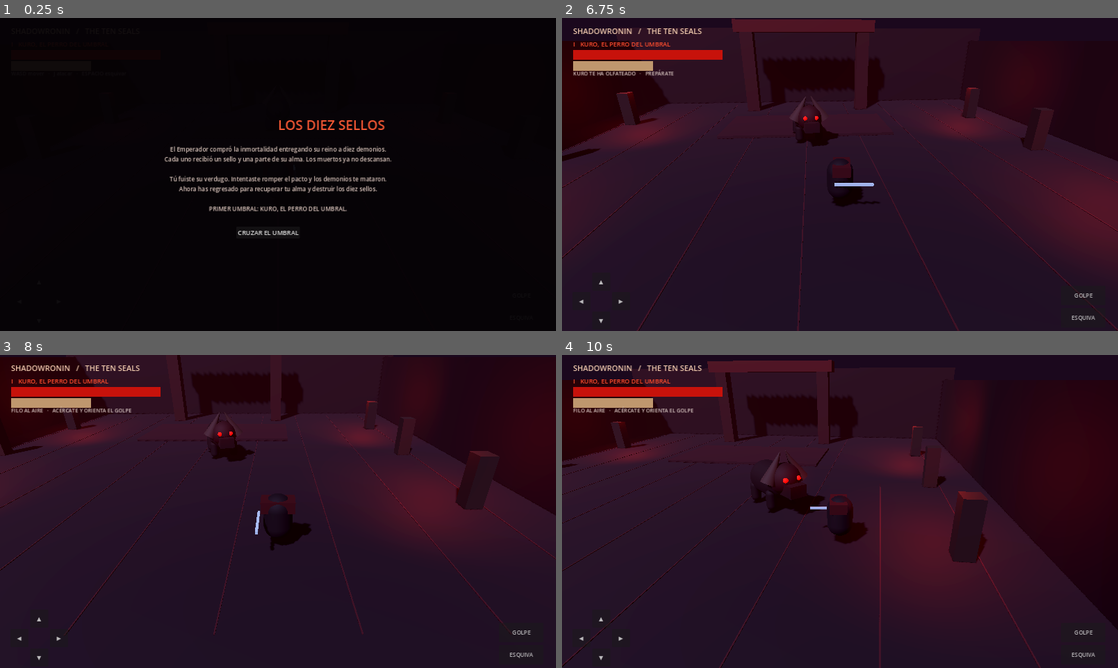
Above: before the commit, frames 1-4 (two rows, left to right).
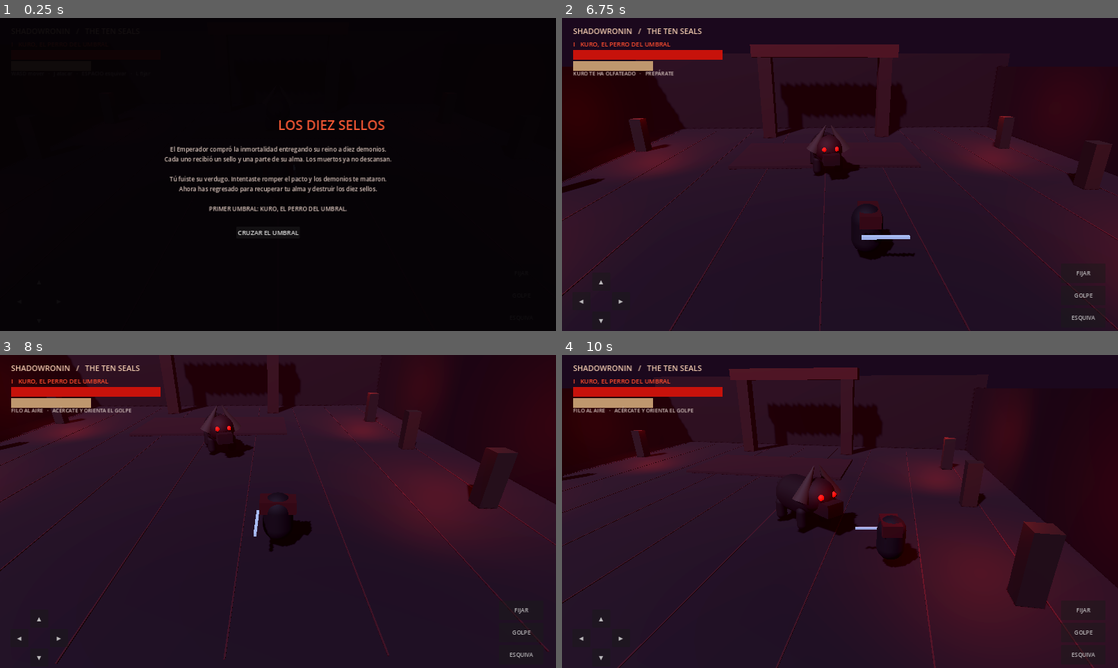
Above: after the commit, the same moments.

Repository: orbitalronin94/ShadowRonin
Game: Godot game, scene res://scenes/main.tscn
Two runs of this game, one before a commit and one after it. Both use one fixed random seed, a clock stepped at 60 frames per second and the inputs below.
Inputs (mouse positions are in pixels of both pictures, inside the frame that each line leads up to):
- Up to frame 1 (0.25 s): no input
- Up to frame 2 (6.75 s): click (1084, 274) at 0.5 s, where only the run after the commit has a clickable "FIJAR"; click "GOLPE" at 1.25 s; click "ESQUIVA" at 2 s; click "◀" at 2.75 s; click "▶" at 3.5 s; click "▲" at 4.25 s; click "▼" at 5 s; click "CRUZAR EL UMBRAL" at 5.75 s; tap Enter at 6.5 s; hold D (move_right) from 6.53 s (still down); tap L (lock_on) at 6.6 s
- Up to frame 3 (8 s): release D (move_right) at 7.28 s; hold S (move_back) from 7.28 s (still down); tap J (attack) at 7.35 s; tap L (lock_on) at 7.55 s
- Up to frame 4 (10 s): release S (move_back) at 8.03 s; hold D (move_right) 8.03-8.78 s; tap Space (dodge) at 8.1 s; tap L (lock_on) at 8.3, 8.85, 9.8 s; hold W (move_forward) 8.78-9.53 s; hold A (move_left) from 9.53 s (still down); tap R at 9.6 s

The runs differ from the first frame. In frame 2, 14% of the frame differs, in the area x 0-100%, y 0-100%; in frame 3, 4.8%; in frame 4, 11%.

Commit message:
Add lock-on camera framing and touch control

Diff:
--- a/scripts/main.gd
+++ b/scripts/main.gd
@@ -22,9 +22,12 @@
 
 func _process(delta: float) -> void:
 	if is_instance_valid(player) and is_instance_valid(boss) and not ended:
-		var desired := player.global_position + Vector3(0.0, 4.8, 9.0)
+		var focus := player.global_position
+		if player.lock_on and is_instance_valid(boss):
+			focus = (player.global_position + boss.global_position) * 0.5
+		var desired := focus + Vector3(0.0, 4.8, 9.0)
 		camera_rig.global_position = camera_rig.global_position.lerp(desired, 1.0 - exp(-4.5 * delta))
-		camera.look_at(player.global_position + Vector3.UP * 1.1, Vector3.UP)
+		camera.look_at(focus + Vector3.UP * 1.1, Vector3.UP)
 	if camera_shake > 0.0:
 		camera_shake = maxf(0.0, camera_shake - delta * 3.0)
 		camera.position.x = sin(Time.get_ticks_msec() * 0.05) * camera_shake * 0.18
@@ -99,6 +102,7 @@
 	player = RoninController.new()
 	player.name = "Ronin"
 	player.position = Vector3(0, 0.12, 5)
+	player.set_lock_target(boss)
 	add_child(player)
 	var pc := CapsuleShape3D.new()
 	pc.radius = 0.42
@@ -172,12 +176,13 @@
 	player_bar = _bar(root, Vector2(32, 124), Vector2(230, 13), Color(0.75, 0.59, 0.43))
 	status_label = Label.new()
 	status_label.position = Vector2(32, 148)
-	status_label.text = "WASD mover   ·   J atacar   ·   ESPACIO esquivar"
+	status_label.text = "WASD mover   ·   J atacar   ·   ESPACIO esquivar   ·   L fijar"
 	status_label.add_theme_font_size_override("font_size", 15)
 	status_label.add_theme_color_override("font_color", Color(0.85, 0.78, 0.76))
 	root.add_child(status_label)
 	_touch_button(root, "GOLPE", Vector2(-164, -130), Vector2(128, 56), func(): player.perform_attack())
 	_touch_button(root, "ESQUIVA", Vector2(-164, -66), Vector2(128, 56), func(): player.perform_dodge())
+	_touch_button(root, "FIJAR", Vector2(-164, -194), Vector2(128, 56), func(): player.lock_on = not player.lock_on)
 	_touch_button(root, "◀", Vector2(30, -112), Vector2(52, 52), func(): player.set_touch_axis(Vector2(-1, 0)), func(): player.set_touch_axis(Vector2.ZERO))
 	_touch_button(root, "▶", Vector2(144, -112), Vector2(52, 52), func(): player.set_touch_axis(Vector2(1, 0)), func(): player.set_touch_axis(Vector2.ZERO))
 	_touch_button(root, "▲", Vector2(87, -168), Vector2(52, 52), func(): player.set_touch_axis(Vector2(0, -1)), func(): player.set_touch_axis(Vector2.ZERO))
